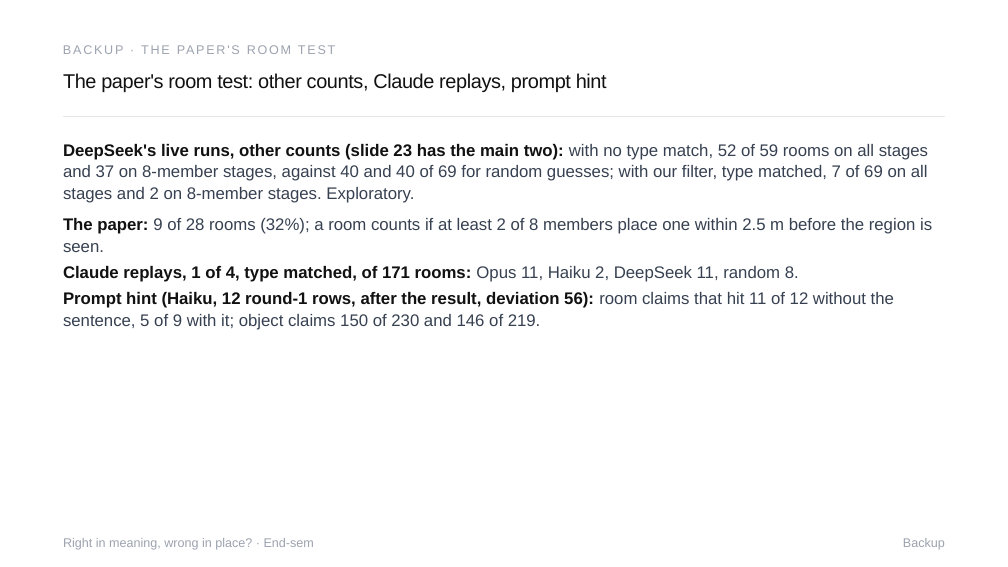
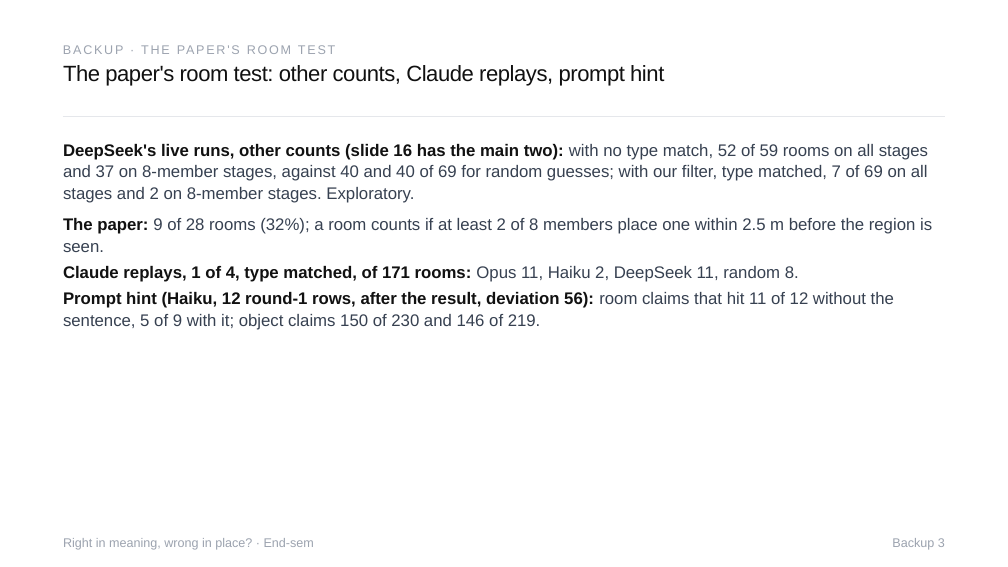
Before and after one commit to Sher110106/validity-aware-active-semantic-exploration, a slide deck: slide 22 of docs/endsem_2026-11/ASP_Endsem.pptx (slide 31 before the commit). Drawn at 1008x567 pixels with LibreOffice and Linux fonts; fonts in the diff are those of the drawing. Boxes give left, top, right and bottom in pixels: in the first picture for what was removed or moved away, otherwise in the second. Text is boxed around its words. In the diff, an @@ line names an element or a change of style, - is before the commit and + after.

```diff
--- a/docs/endsem_2026-11/ASP_Endsem.pptx
+++ b/docs/endsem_2026-11/ASP_Endsem.pptx
@@ text "The paper's room test: other ...": place and size @@
-text "The paper's room test: other ..." at [63, 73, 607, 92]
+text "The paper's room test: other ..." at [63, 65, 664, 86]
@@ text "The paper's room test: other ..." at [63, 65, 664, 86]: size 19 to 21 pt; line spacing 21.9pt to 23.1pt @@
@@ text at [63, 144, 928, 203]: text changed @@
-DeepSeek's live runs, other counts (slide 23 has the main two): with no type match, 52 of 59 rooms on all stages and 37 on 8-member stages, against 40 and 40 of 69 for random guesses; with our filter, type matched, 7 of 69 on all stages and 2 on 8-member stages. Exploratory.
+DeepSeek's live runs, other counts (slide 16 has the main two): with no type match, 52 of 59 rooms on all stages and 37 on 8-member stages, against 40 and 40 of 69 for random guesses; with our filter, type matched, 7 of 69 on all stages and 2 on 8-member stages. Exploratory.
@@ text at [892, 538, 945, 550]: text changed @@
-Backup
+Backup 3
```
Also in this commit, not shown: 33 other slides changed, 2 slides added, 2 slides removed, 8 other files.
